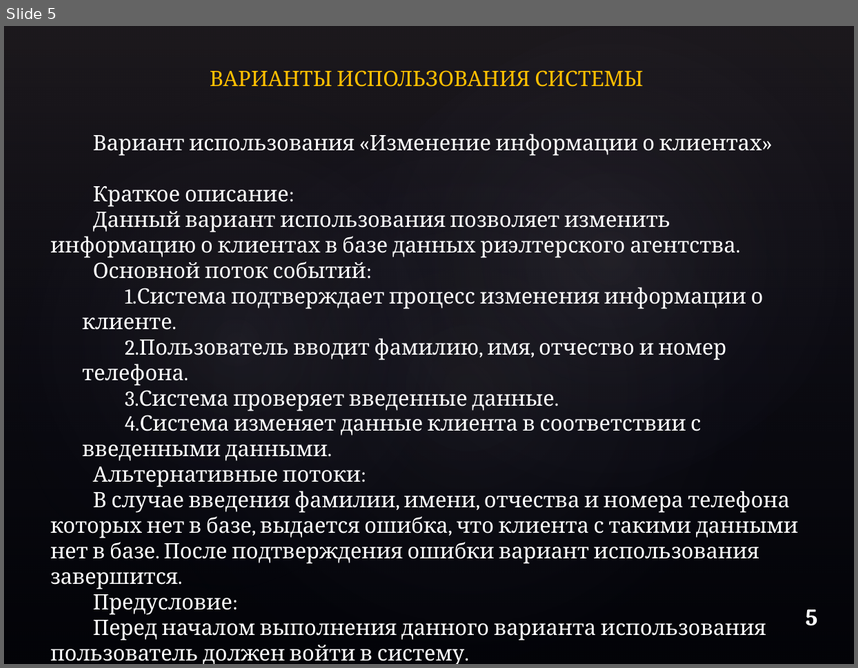
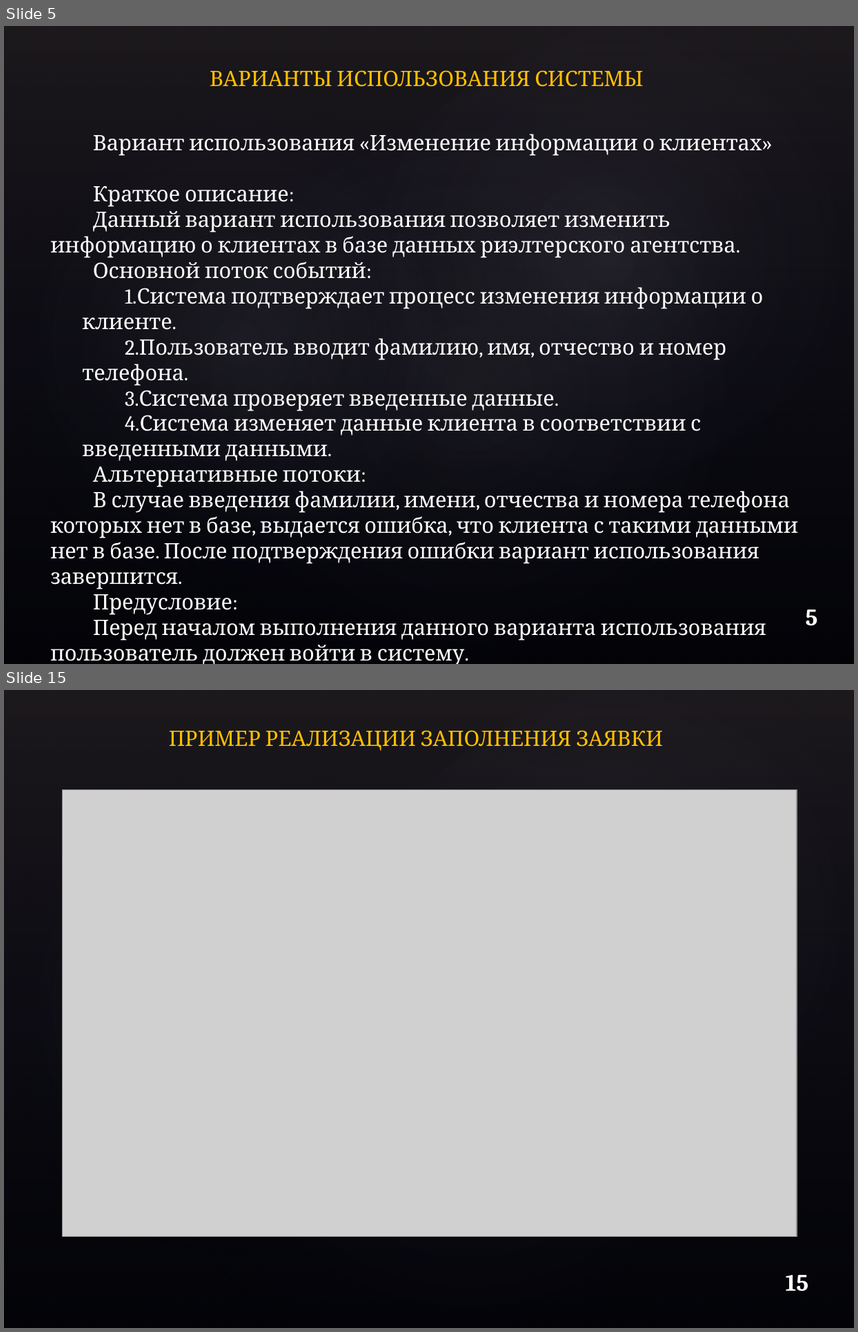
Before and after one commit to TTmaxiTT/VP, a slide deck: Смирнов М.Л. курсовой проект по ВП на тему 'Риэлтерское агентство'/Смирнов М. Л. курсовой проект по ВП на тему 'Риэлтерское агентство'.pptx. Shown one above the other, each under a label of ours: slide 5 before the commit, slides 5 and 15 after it; the slides between them are not shown. The pictures are 858x668 and 858x1332 pixels, drawn with LibreOffice and Linux fonts; fonts in the diff are those of the drawing; grey boxes stand for pictures; background and template pictures are left out. Boxes give left, top, right and bottom in pixels: in the first picture for what was removed or moved away, otherwise in the second. Text is boxed around its words. In the diff, an @@ line names an element or a change of style, - is before the commit and + after.

```diff
--- a/Смирнов М.Л. курсовой проект по ВП на тему 'Риэлтерское агентство'/Смирнов М. Л. курсовой проект по ВП на тему 'Риэлтерское агентство'.pptx
+++ b/Смирнов М.Л. курсовой проект по ВП на тему 'Риэлтерское агентство'/Смирнов М. Л. курсовой проект по ВП на тему 'Риэлтерское агентство'.pptx
@@ slide 15 added at [4,690,854,1328], background picture (left out); not listed: 4 template elements that a slide beside it also shows @@
@@ text added at [169,730,663,751], 18 pt, text #FFC000 @@
+ПРИМЕР РЕАЛИЗАЦИИ ЗАПОЛНЕНИЯ ЗАЯВКИ
@@ picture added at [63,789,797,1236] @@
@@ text added at [786,1274,809,1291], 20 pt, text #FFFFFF, bold @@
+15
```
Also in this commit, not shown: 10 slides changed, 3 other slides added, 2 slides removed, 1 other file.
